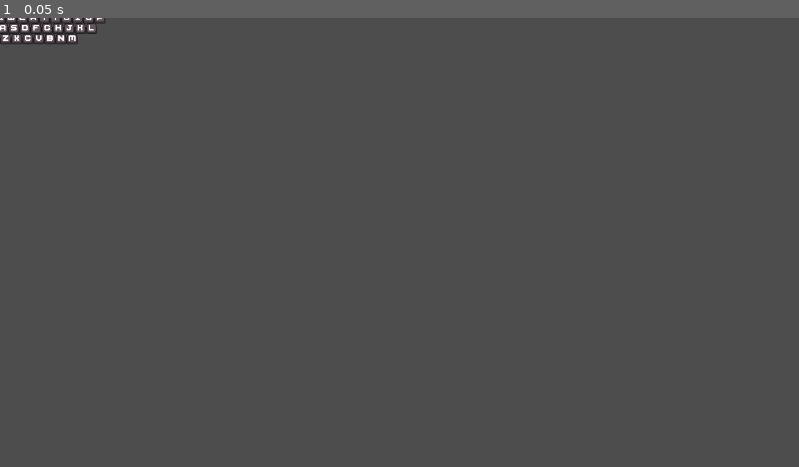
Above: before the commit, frame 1.
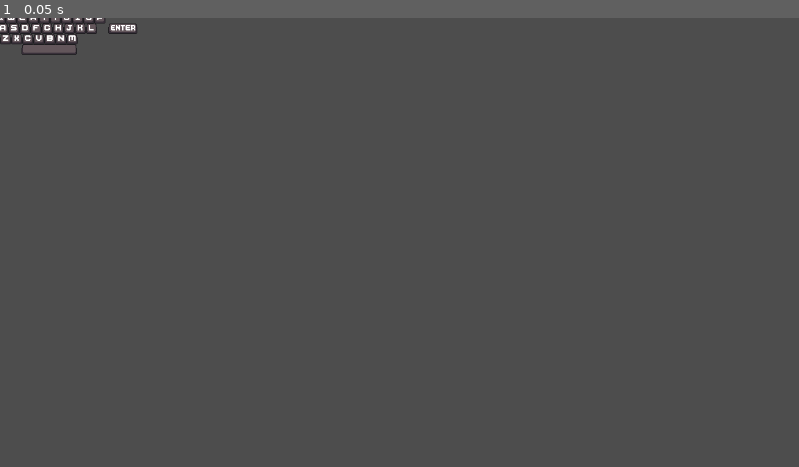
Above: after the commit, the same moment.

Repository: nicolasgsantana/game-jam42
Game: Godot game, scene res://scenes/keyboard.tscn
Same seed, same stepped clock (60 frames per second), same inputs: the game is played once before the commit and once after it. This scene is started directly instead of the project's main scene.
Inputs:
- Up to frame 1 (0.05 s): no input

The runs differ from the first frame. In frame 1, 0.1% of the frame differs, in the area x 2-18%, y 1-9%.

Commit message:
add script to keyboard

Diff:
--- /dev/null
+++ b/scenes/keyboard.gd
@@ -0,0 +1,34 @@
+extends Node2D
+
+var keys: Dictionary[int, Node2D]
+
+func _ready() -> void:
+	for child in get_children():
+		keys[child.get_meta("keycode")] = child
+	print(keys)
+
+
+func _unhandled_input(event: InputEvent) -> void:
+	if event is InputEventKey:
+		if not keys.get(event.keycode):
+			return
+		if event.is_pressed():
+			update_to_pressed(event.keycode)
+		if event.is_released():
+			update_to_normal(event.keycode)
+
+func update_to_pressed(keycode) -> void:
+	var normal_key: Sprite2D = keys[keycode].get_children()[0]
+	var pressed_key: Sprite2D = keys[keycode].get_children()[1]
+	if normal_key.visible:
+		normal_key.visible = false
+	if not pressed_key.visible:
+		pressed_key.visible = true
+
+func update_to_normal(keycode) -> void:
+	var normal_key: Sprite2D = keys[keycode].get_children()[0]
+	var pressed_key: Sprite2D = keys[keycode].get_children()[1]
+	if not normal_key.visible:
+		normal_key.visible = true
+	if pressed_key.visible:
+		pressed_key.visible = false
--- a/scenes/keyboard.tscn
+++ b/scenes/keyboard.tscn
@@ -1,11 +1,14 @@
-[gd_scene load_steps=2 format=3 uid="uid://bvcx5saan0jut"]
+[gd_scene load_steps=3 format=3 uid="uid://bvcx5saan0jut"]
 
 [ext_resource type="Texture2D" uid="uid://84nkvdd6qp7e" path="res://sprites/Keyboard Black.png" id="1_attx4"]
+[ext_resource type="Script" uid="uid://cbaqsophh8gxr" path="res://scenes/keyboard.gd" id="1_kjofl"]
 
 [node name="Keyboard" type="Node2D"]
+script = ExtResource("1_kjofl")
 
 [node name="KeyA" type="Node2D" parent="."]
 position = Vector2(4, 15)
+metadata/keycode = 65
 
 [node name="Normal" type="Sprite2D" parent="KeyA"]
 texture_filter = 1
@@ -22,6 +25,7 @@
 
 [node name="KeyB" type="Node2D" parent="."]
 position = Vector2(72, 30)
+metadata/keycode = 66
 
 [node name="Normal" type="Sprite2D" parent="KeyB"]
 texture_filter = 1
@@ -38,6 +42,7 @@
 
 [node name="KeyC" type="Node2D" parent="."]
 position = Vector2(40, 30)
+metadata/keycode = 67
 
 [node name="Normal" type="Sprite2D" parent="KeyC"]
 texture_filter = 1
@@ -54,6 +59,7 @@
 
 [node name="KeyD" type="Node2D" parent="."]
 position = Vector2(36, 15)
+metadata/keycode = 68
 
 [node name="Normal" type="Sprite2D" parent="KeyD"]
 texture_filter = 1
@@ -70,6 +76,7 @@
 
 [node name="KeyE" type="Node2D" parent="."]
 position = Vector2(32, 0)
+metadata/keycode = 69
 
 [node name="Normal" type="Sprite2D" parent="KeyE"]
 texture_filter = 1
@@ -86,6 +93,7 @@
 
 [node name="KeyF" type="Node2D" parent="."]
 position = Vector2(52, 15)
+metadata/keycode = 70
 
 [node name="Normal" type="Sprite2D" parent="KeyF"]
 texture_filter = 1
@@ -102,6 +110,7 @@
 
 [node name="KeyG" type="Node2D" parent="."]
 position = Vector2(68, 15)
+metadata/keycode = 71
 
 [node name="Normal" type="Sprite2D" parent="KeyG"]
 texture_filter = 1
@@ -118,6 +127,7 @@
 
 [node name="KeyH" type="Node2D" parent="."]
 position = Vector2(84, 15)
+metadata/keycode = 72
 
 [node name="Normal" type="Sprite2D" parent="KeyH"]
 texture_filter = 1
@@ -134,6 +144,7 @@
 
 [node name="KeyI" type="Node2D" parent="."]
 position = Vector2(112, 0)
+metadata/keycode = 73
 
 [node name="Normal" type="Sprite2D" parent="KeyI"]
 texture_filter = 1
@@ -150,6 +161,7 @@
 
 [node name="KeyJ" type="Node2D" parent="."]
 position = Vector2(100, 15)
+metadata/keycode = 74
 
 [node name="Normal" type="Sprite2D" parent="KeyJ"]
 texture_filter = 1
@@ -166,6 +178,7 @@
 
 [node name="KeyK" type="Node2D" parent="."]
 position = Vector2(116, 15)
+metadata/keycode = 75
 
 [node name="Normal" type="Sprite2D" parent="KeyK"]
 texture_filter = 1
@@ -182,6 +195,7 @@
 
 [node name="KeyL" type="Node2D" parent="."]
 position = Vector2(132, 15)
+metadata/keycode = 76
 
 [node name="Normal" type="Sprite2D" parent="KeyL"]
 texture_filter = 1
@@ -198,6 +212,7 @@
 
 [node name="KeyM" type="Node2D" parent="."]
 position = Vector2(104, 30)
+metadata/keycode = 77
 
 [node name="Normal" type="Sprite2D" parent="KeyM"]
 texture_filter = 1
@@ -214,6 +229,7 @@
 
 [node name="KeyN" type="Node2D" parent="."]
 position = Vector2(88, 30)
+metadata/keycode = 78
 
 [node name="Normal" type="Sprite2D" parent="KeyN"]
 texture_filter = 1
@@ -230,6 +246,7 @@
 
 [node name="KeyO" type="Node2D" parent="."]
 position = Vector2(128, 0)
+metadata/keycode = 79
 
 [node name="Normal" type="Sprite2D" parent="KeyO"]
 texture_filter = 1
@@ -246,6 +263,7 @@
 
 [node name="KeyP" type="Node2D" parent="."]
 position = Vector2(144, 0)
+metadata/keycode = 80
 
 [node name="Normal" type="Sprite2D" parent="KeyP"]
 texture_filter = 1
@@ -261,6 +279,7 @@
 region_rect = Rect2(192, 128, 16, 16)
 
 [node name="KeyQ" type="Node2D" parent="."]
+metadata/keycode = 81
 
 [node name="Normal" type="Sprite2D" parent="KeyQ"]
 texture_filter = 1
@@ -277,6 +296,7 @@
 
 [node name="KeyR" type="Node2D" parent="."]
 position = Vector2(48, 0)
+metadata/keycode = 82
 
 [node name="Normal" type="Sprite2D" parent="KeyR"]
 texture_filter = 1
@@ -293,6 +313,7 @@
 
 [node name="KeyS" type="Node2D" parent="."]
 position = Vector2(20, 15)
+metadata/keycode = 83
 
 [node name="Normal" type="Sprite2D" parent="KeyS"]
 texture_filter = 1
@@ -309,6 +330,7 @@
 
 [node name="KeyT" type="Node2D" parent="."]
 position = Vector2(64, 0)
+metadata/keycode = 84
 
 [node name="Normal" type="Sprite2D" parent="KeyT"]
 texture_filter = 1
@@ -325,6 +347,7 @@
 
 [node name="KeyU" type="Node2D" parent="."]
 position = Vector2(96, 0)
+metadata/keycode = 85
 
 [node name="Normal" type="Sprite2D" parent="KeyU"]
 texture_filter = 1
@@ -341,6 +364,7 @@
 
 [node name="KeyV" type="Node2D" parent="."]
 position = Vector2(56, 30)
+metadata/keycode = 86
 
 [node name="Normal" type="Sprite2D" parent="KeyV"]
 texture_filter = 1
@@ -357,6 +381,7 @@
 
 [node name="KeyW" type="Node2D" parent="."]
 position = Vector2(16, 0)
+metadata/keycode = 87
 
 [node name="Normal" type="Sprite2D" parent="KeyW"]
 texture_filter = 1
@@ -373,6 +398,7 @@
 
 [node name="KeyX" type="Node2D" parent="."]
 position = Vector2(24, 30)
+metadata/keycode = 88
 
 [node name="Normal" type="Sprite2D" parent="KeyX"]
 texture_filter = 1
@@ -389,6 +415,7 @@
 
 [node name="KeyY" type="Node2D" parent="."]
 position = Vector2(80, 0)
+metadata/keycode = 89
 
 [node name="Normal" type="Sprite2D" parent="KeyY"]
 texture_filter = 1
@@ -405,6 +432,7 @@
 
 [node name="KeyZ" type="Node2D" parent="."]
 position = Vector2(8, 30)
+metadata/keycode = 90
 
 [node name="Normal" type="Sprite2D" parent="KeyZ"]
 texture_filter = 1
@@ -421,6 +449,7 @@
 
 [node name="Key1" type="Node2D" parent="."]
 position = Vector2(-4, -15)
+metadata/keycode = 49
 
 [node name="Normal" type="Sprite2D" parent="Key1"]
 texture_filter = 1
@@ -433,10 +462,11 @@
 texture_filter = 1
 texture = ExtResource("1_attx4")
 region_enabled = true
-region_rect = Rect2(48, 128, 16, 16)
+region_rect = Rect2(48, 113, 16, 16)
 
 [node name="Key2" type="Node2D" parent="."]
 position = Vector2(12, -15)
+metadata/keycode = 50
 
 [node name="Normal" type="Sprite2D" parent="Key2"]
 texture_filter = 1
@@ -453,6 +483,7 @@
 
 [node name="Key3" type="Node2D" parent="."]
 position = Vector2(28, -15)
+metadata/keycode = 51
 
 [node name="Normal" type="Sprite2D" parent="Key3"]
 texture_filter = 1
@@ -469,6 +500,7 @@
 
 [node name="Key4" type="Node2D" parent="."]
 position = Vector2(44, -15)
+metadata/keycode = 52
 
 [node name="Normal" type="Sprite2D" parent="Key4"]
 texture_filter = 1
@@ -485,6 +517,7 @@
 
 [node name="Key5" type="Node2D" parent="."]
 position = Vector2(60, -15)
+metadata/keycode = 53
 
 [node name="Normal" type="Sprite2D" parent="Key5"]
 texture_filter = 1
@@ -501,6 +534,7 @@
 
 [node name="Key6" type="Node2D" parent="."]
 position = Vector2(76, -15)
+metadata/keycode = 54
 
 [node name="Normal" type="Sprite2D" parent="Key6"]
 texture_filter = 1
@@ -517,6 +551,7 @@
 
 [node name="Key7" type="Node2D" parent="."]
 position = Vector2(92, -15)
+metadata/keycode = 55
 
 [node name="Normal" type="Sprite2D" parent="Key7"]
 texture_filter = 1
@@ -533,6 +568,7 @@
 
 [node name="Key8" type="Node2D" parent="."]
 position = Vector2(108, -15)
+metadata/keycode = 56
 
 [node name="Normal" type="Sprite2D" parent="Key8"]
 texture_filter = 1
@@ -549,6 +585,7 @@
 
 [node name="Key9" type="Node2D" parent="."]
 position = Vector2(124, -15)
+metadata/keycode = 57
 
 [node name="Normal" type="Sprite2D" parent="Key9"]
 texture_filter = 1
@@ -565,6 +602,7 @@
 
 [node name="Key0" type="Node2D" parent="."]
 position = Vector2(140, -15)
+metadata/keycode = 48
 
 [node name="Normal" type="Sprite2D" parent="Key0"]
 texture_filter = 1
@@ -581,6 +619,7 @@
 
 [node name="KeyMinus" type="Node2D" parent="."]
 position = Vector2(156, -14)
+metadata/keycode = 45
 
 [node name="Normal" type="Sprite2D" parent="KeyMinus"]
 texture_filter = 1
@@ -595,3 +634,37 @@
 offset = Vector2(0, -1)
 region_enabled = true
 region_rect = Rect2(48, 225, 16, 16)
+
+[node name="KeyEnter" type="Node2D" parent="."]
+position = Vector2(180, 16)
+metadata/keycode = 4194309
+
+[node name="Normal" type="Sprite2D" parent="KeyEnter"]
+texture_filter = 1
+texture = ExtResource("1_attx4")
+region_enabled = true
+region_rect = Rect2(192, 49, 48, 16)
+
+[node name="Pressed" type="Sprite2D" parent="KeyEnter"]
+visible = false
+texture_filter = 1
+texture = ExtResource("1_attx4")
+region_enabled = true
+region_rect = Rect2(192, 145, 48, 16)
+
+[node name="KeySpace" type="Node2D" parent="."]
+position = Vector2(71, 46)
+metadata/keycode = 32
+
+[node name="Normal" type="Sprite2D" parent="KeySpace"]
+texture_filter = 1
+texture = ExtResource("1_attx4")
+region_enabled = true
+region_rect = Rect2(80, 81, 80, 16)
+
+[node name="Pressed" type="Sprite2D" parent="KeySpace"]
+visible = false
+texture_filter = 1
+texture = ExtResource("1_attx4")
+region_enabled = true
+region_rect = Rect2(96, 177, 64, 16)
Not shown, added: scenes/keyboard.gd.uid
